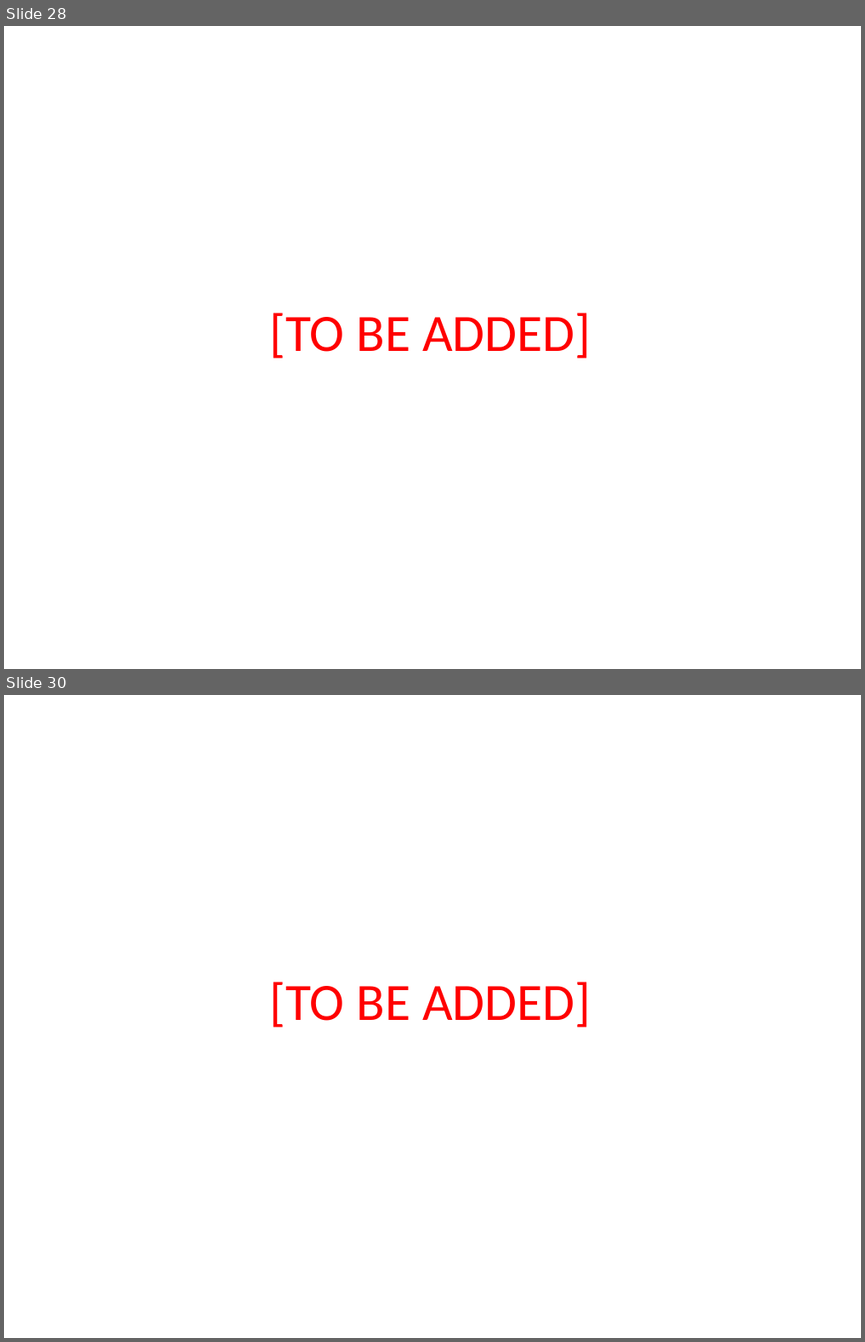
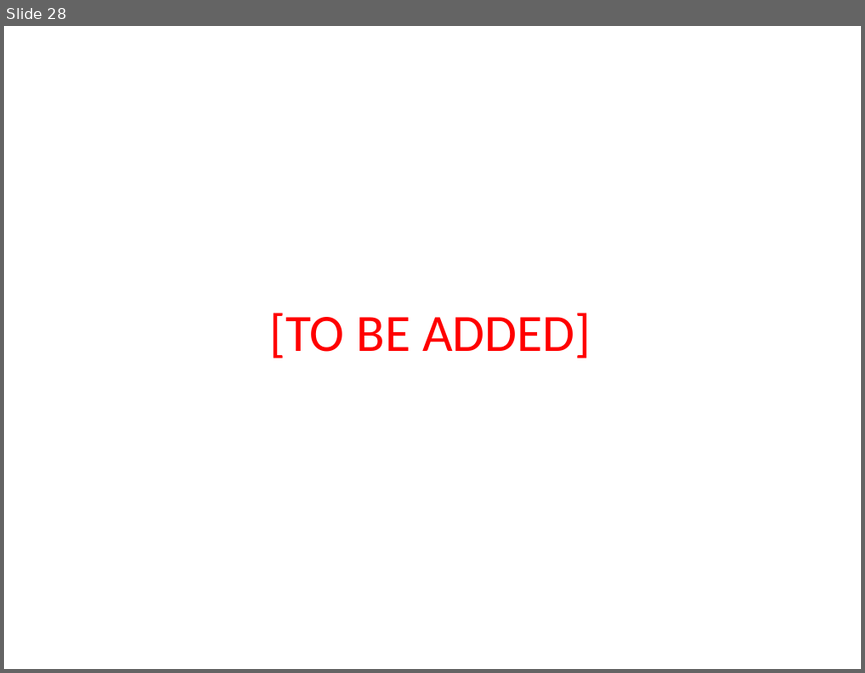
Before and after one commit to colin-puleston/mekon-hobo, a slide deck: docs/MEKON-HOBO Introductory Tutorial.pptx. Shown one above the other, each under a label of ours: slides 28 and 30 before the commit, slide 28 after it; the slides between them are not shown. The pictures are 865x1342 and 865x673 pixels, drawn with LibreOffice and Linux fonts; fonts in the diff are those of the drawing. Boxes give left, top, right and bottom in pixels: in the first picture for what was removed or moved away, otherwise in the second. Text is boxed around its words. In the diff, an @@ line names an element or a change of style, - is before the commit and + after.

```diff
--- a/docs/MEKON-HOBO Introductory Tutorial.pptx
+++ b/docs/MEKON-HOBO Introductory Tutorial.pptx
@@ slide 30 removed at [4,695,861,1338], background #FFFFFF @@
@@ title removed at [270,981,590,1027] @@
-    [TO BE ADDED]
```
Also in this commit, not shown: 4 slides changed, 2 slides added.
